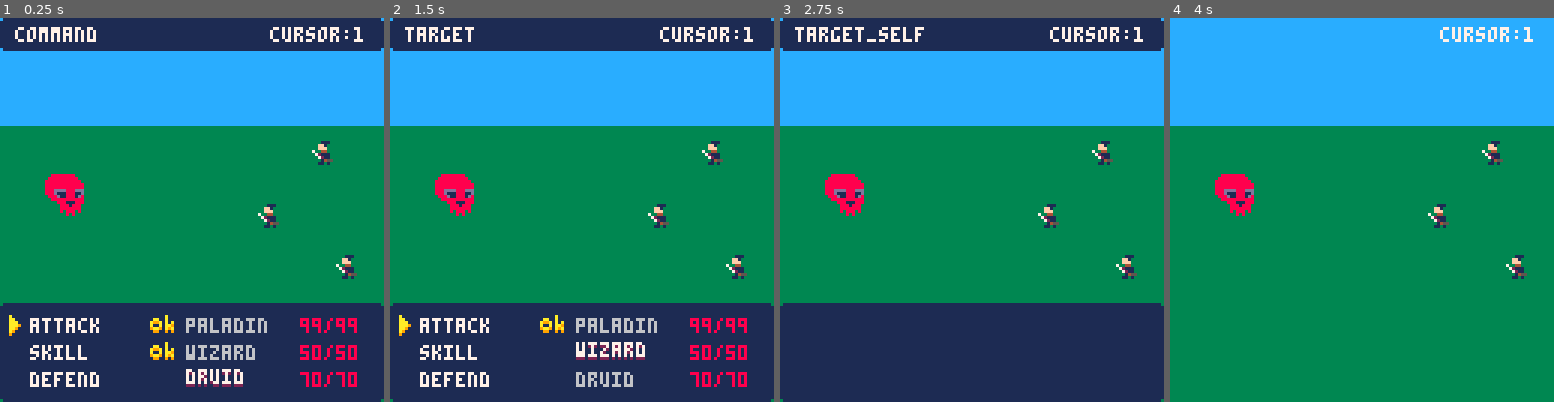
Above: before the commit, frames 1-4 (left to right).
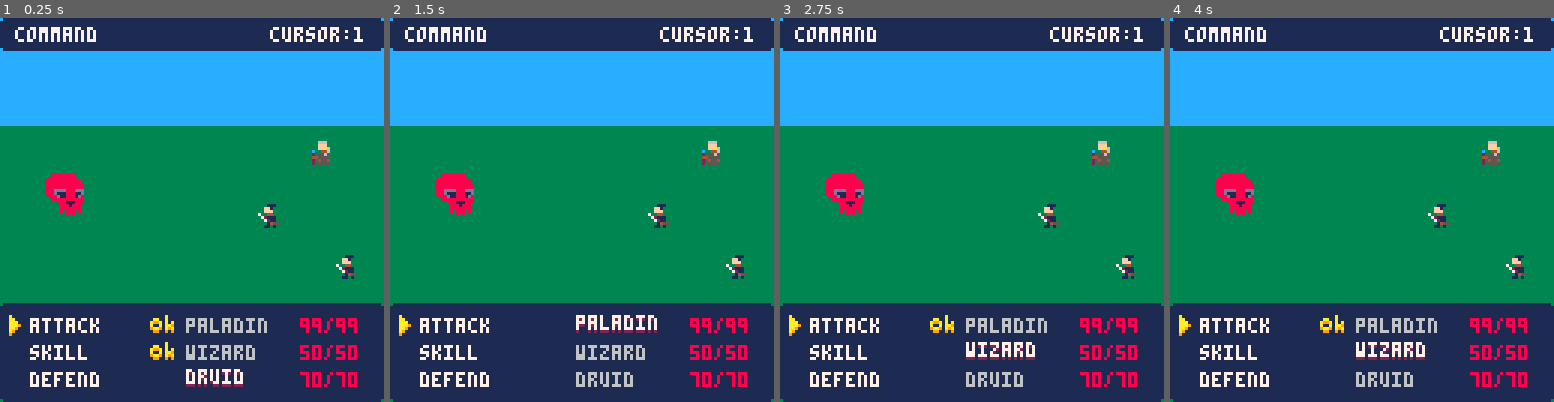
Above: after the commit, the same moments.

Repository: DevonOrxi/pico-rpg
Game: PICO-8 cartridge rpg.p8
The game is run twice, just before and just after one commit, with the same random seed, the same clock (stepped at 60 frames per second) and the same inputs.
Inputs:
- Up to frame 1 (0.25 s): no input
- Up to frame 2 (1.5 s): tap X (X key) at 0.33, 1.07 s; tap O (Z key) at 0.7 s
- Up to frame 3 (2.75 s): tap O (Z key) at 1.7, 2.1, 2.5 s; tap X (X key) at 1.85 s; hold Up 2.15-2.42 s
- Up to frame 4 (4 s): tap O (Z key) at 2.9, 3.3, 3.7 s; tap X (X key) at 2.97 s; hold Down 3.63-3.97 s

The runs differ from the first frame. In frame 1, 0.2% of the frame differs, in the area x 81-87%, y 32-39%; in frame 2, 1.8%; in frame 3, 4.1%; in frame 4, 34%, in the area x 0-100%, y 0-100%.

Commit message:
Wizard spr

Diff:
--- a/rpg.p8
+++ b/rpg.p8
@@ -1,16 +1,9 @@
 pico-8 cartridge // http://www.pico-8.com
-version 42
+version 43
 __lua__
 --#globals
 
-tps = 4 -- ticks por frame de animación (copiado de ani.p8)
-
--- anims básicas, mismas que en ani.p8
-default_player_anim_frames = {
-  idle = { 1 },
-  prep_atk = { 2 },
-  attack = { 3, 4, 5 }
-}
+tps = 4 -- ticks por frame de animaciれはn (copiado de ani.p8)
 
 b_status = "plan"
 flashing_screen = false
@@ -95,7 +88,12 @@
 		atk = 7, def = 10,
 		spd = 5, mag = 4,
 		spr = 1,
-		skillset = classes.paladin
+		skillset = classes.paladin,
+		anim_frames = {
+			idle = { 1 },
+			prep_atk = { 2 },
+			attack = { 3, 4, 5 }
+		}
 	},
 
 	wizard = {
@@ -103,10 +101,15 @@
 		m_hp = 50, c_hp = 50,
 		atk = 2, def = 4,
 		spd = 3, mag = 9,
-		spr = 1,
+		spr = 17,
 		skillset = classes.wizard,
 		learned = {
 			fireball = "fireball"
+		},
+		anim_frames = {
+			idle = { 17 },
+			prep_atk = { 19 },
+			attack = { 18, 18, 18 }
 		}
 	},
 
@@ -116,7 +119,12 @@
 		atk = 9, def = 6,
 		spd = 8, mag = 1,
 		spr = 1,
-		skillset = classes.druid
+		skillset = classes.druid,
+		anim_frames = {
+			idle = { 1 },
+			prep_atk = { 2 },
+			attack = { 3, 4, 5 }
+		}
 	},
 
 	boss = {
@@ -206,7 +214,7 @@
       -- opcional: printh(err)
       del(taskmgr.executing, t)
 
-    -- si terminó normalmente
+    -- si terminれは normalmente
     elseif costatus(t.co) == "dead" then
       if t.next then
         -- permitir secuencias: t.next = {t2, t3, ...} o un solo task
@@ -297,7 +305,7 @@
     end
   end
 
-  -- enemies (por ahora sólo los que tengan anim definida)
+  -- enemies (por ahora sれはlo los que tengan anim definida)
   if enemies then
     for e in all(enemies) do
       update_actor_anim(e)
@@ -371,14 +379,14 @@
   -- animaciones de actores
   update_anims()
 
-  -- timers de daño flotante
+  -- timers de daれねo flotante
   update_damage_counters()
 
-  -- lógica de input / estados
+  -- lれはgica de input / estados
   if b_status == "plan" then
     plan_loop()
   elseif b_status == "exec" then
-    -- por ahora no hay lógica extra de exec:
+    -- por ahora no hay lれはgica extra de exec:
     -- las corutinas se ejecutan siempre via taskmgr.update()
   end
 end
@@ -421,7 +429,7 @@
 
 -- ===== helpers de estado - PLAN =====
 function cur_char_ix()
-	-- con opción B, el PJ actual es siempre el siguiente al último del stack
+	-- con opciれはn B, el PJ actual es siempre el siguiente al れむltimo del stack
 	return #nav_order_stack + 1
 end
 
@@ -430,7 +438,7 @@
 end
 
 function get_chain_for_partial()
-	-- devuelve la cadena de submenれむs de la orden parcial actual (o vacía)
+	-- devuelve la cadena de submenれむs de la orden parcial actual (o vacれとa)
 	if not current_order or #current_order.inputs == 0 then
 		return {}
 	end
@@ -444,7 +452,7 @@
 end
 
 function derive_pointer_from_inputs(inputs)
-	-- setea nav_table_pointer/nav_cursor_ix según el れむltimo input de "inputs"
+	-- setea nav_table_pointer/nav_cursor_ix segれむn el れむltimo input de "inputs"
 	if not inputs or #inputs == 0 then
 		nav_table_pointer = "command"
 		nav_cursor_ix = 1
@@ -506,37 +514,22 @@
 
 -- ===== cancelar (B) =====
 function handle_cancel()
-	if not btnp(5) then return false end
-
-	-- 1) Si hay orden parcial, deshacer dentro de ella
-	if current_order and #current_order.inputs > 0 then
-		del(current_order.inputs, current_order.inputs[#current_order.inputs])
-
-		if #current_order.inputs == 0 then
-			-- ya no queda nada parcial -> volver al comando
-			current_order = nil
-			nav_table_pointer = "command"
-			nav_cursor_ix = 1
-		else
-			-- volver al paso anterior dentro de la parcial
-			derive_pointer_from_inputs(current_order.inputs)
-		end
-		return true
-	end
-
-	-- 2) Si no hay parcial, podemos recuperars la れむltima completa del stack
-	if not current_order and #nav_order_stack > 0 then
-		current_order = nav_order_stack[#nav_order_stack]
-		del(nav_order_stack, current_order)
-		-- ahora estamos dentro de esa orden y podemos seguir deshaciendo
-		derive_pointer_from_inputs(current_order.inputs)
-		return true
-	end
-
-	-- 3) No hay nada que deshacer: asegurar UI base
-	nav_table_pointer = "command"
-	nav_cursor_ix = 1
-	return true
+  if not btnp(5) then return false end
+
+  -- siempre descartamos lo parcial del PJ actual
+  current_order = nil
+
+  -- si hay un pj anterior ya confirmado, volvemos a ese PJ
+  if #nav_order_stack > 0 then
+    -- "cancelar todo su stack desde el comienzo":
+    -- sacamos su orden del stack (queda sin confirmar) y volvemos al menれむ command
+    del(nav_order_stack, nav_order_stack[#nav_order_stack])
+  end
+
+  -- UI base para el PJ actual (que ahora es el anterior, o el mismo si no habれとa)
+  nav_table_pointer = "command"
+  nav_cursor_ix = 1
+  return true
 end
 
 -- ===== movimiento =====
@@ -555,10 +548,10 @@
 	if nav_table_pointer == "command" then
 		return #char.skillset
 	elseif nav_table_pointer == "skill_sel" then
-		-- TODO: tamaれねo real del menú de skills del comando elegido
+		-- TODO: tamaれねo real del menれむ de skills del comando elegido
 		return 1
 	elseif nav_table_pointer == "target" then
-		-- TODO: cantidad de objetivos válidos
+		-- TODO: cantidad de objetivos vれくlidos
 		return 1
 	end
 
@@ -609,11 +602,9 @@
 end
 
 function draw_party()
-	local n = min(#pc_slots, #players)
-	for i = 1, n do
+	for i = 1, #players do
 		local ch = players[i]
-		local slot = pc_slots[i]
-		spr(ch.spr or 1, ch.x or slot.x, ch.y or slot.y)
+		spr(ch.spr, ch.x, ch.y)
 	end
 end
 
@@ -732,7 +723,7 @@
   end
 
   -- si el template tiene skillset, asumimos que es un PJ jugable
-  -- y le damos animación tipo player
+  -- y le damos animaciれはn tipo player
   if tpl.skillset then
     init_actor_anim(a, tpl.anim_frame_data or default_player_anim_frames)
   end
@@ -754,14 +745,14 @@
 00000000000721100001220000021100002911000077210000721110000000000000000000000000000000000000000000000000000000000000000000000000
 00000000000014550000145500002455000274550000145500072145000000000000000000000000000000000000000000000000000000000000000000000000
 00000000000110100001101000011010001109100001011000001010000000000000000000000000000000000000000000000000000000000000000000000000
-00000000000000000000000000000000000000000000000000000000000000000000000000000000000000000000000000000000000000000000000000000000
-00000a00000000000000000000000000000000000000000000000000000000000000000000000000000000000000000000000000000000000000000000000000
-0aa00a00000000000000000000000000000000000000000000000000000000000000000000000000000000000000000000000000000000000000000000000000
-a99a0a0a000000000000000000000000000000000000000000000000000000000000000000000000000000000000000000000000000000000000000000000000
-a00a0aa9000000000000000000000000000000000000000000000000000000000000000000000000000000000000000000000000000000000000000000000000
-9aa90a9a000000000000000000000000000000000000000000000000000000000000000000000000000000000000000000000000000000000000000000000000
-09900909000000000000000000000000000000000000000000000000000000000000000000000000000000000000000000000000000000000000000000000000
-00000000000000000000000000000000000000000000000000000000000000000000000000000000000000000000000000000000000000000000000000000000
+00000000000666000006660000066600000000000000000000000000000000000000000000000000000000000000000000000000000000000000000000000000
+00000a00000fff00000fff00000fff00000000000000000000000000000000000000000000000000000000000000000000000000000000000000000000000000
+0aa00a00000ffa60c00ffa600c0ffa60000000000000000000000000000000000000000000000000000000000000000000000000000000000000000000000000
+a99a0a0a0c0044605500446002004460000000000000000000000000000000000000000000000000000000000000000000000000000000000000000000000000
+a00a0aa9020556500445565004455650000000000000000000000000000000000000000000000000000000000000000000000000000000000000000000000000
+9aa90a9a044555500024555002245550000000000000000000000000000000000000000000000000000000000000000000000000000000000000000000000000
+09900909025455400005554002055540000000000000000000000000000000000000000000000000000000000000000000000000000000000000000000000000
+00000000020555500005555000055550000000000000000000000000000000000000000000000000000000000000000000000000000000000000000000000000
 00000000000000000000000000000000000000000000000000000000000000000000000000000000000000000000000000000000000000000000000000000000
 00000000000000000000000000000000000000000000000000000000000000000000000000000000000000000000000000000000000000000000000000000000
 00000000000000000000000000000000000000000000000000000000000000000000000000000000000000000000000000000000000000000000000000000000
